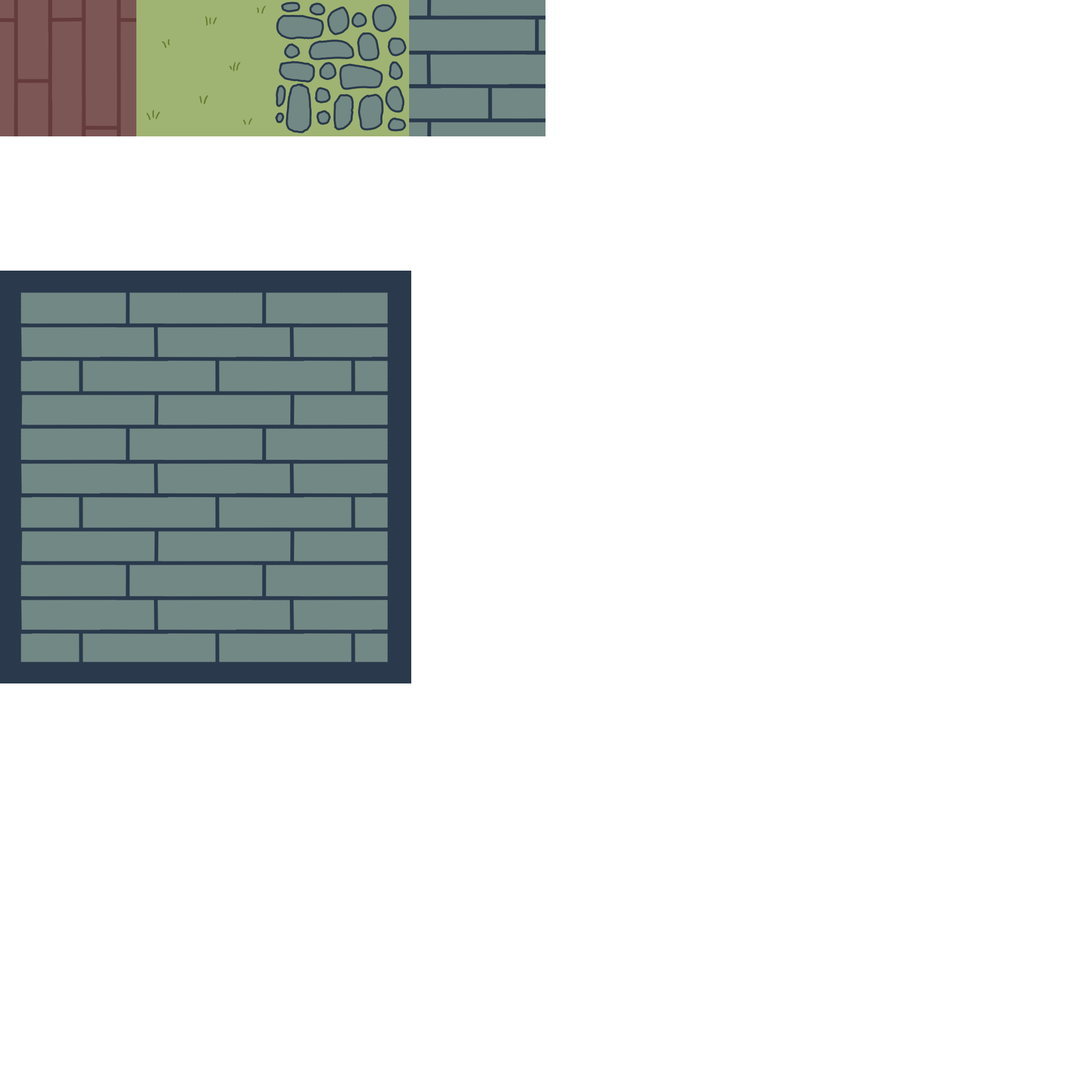
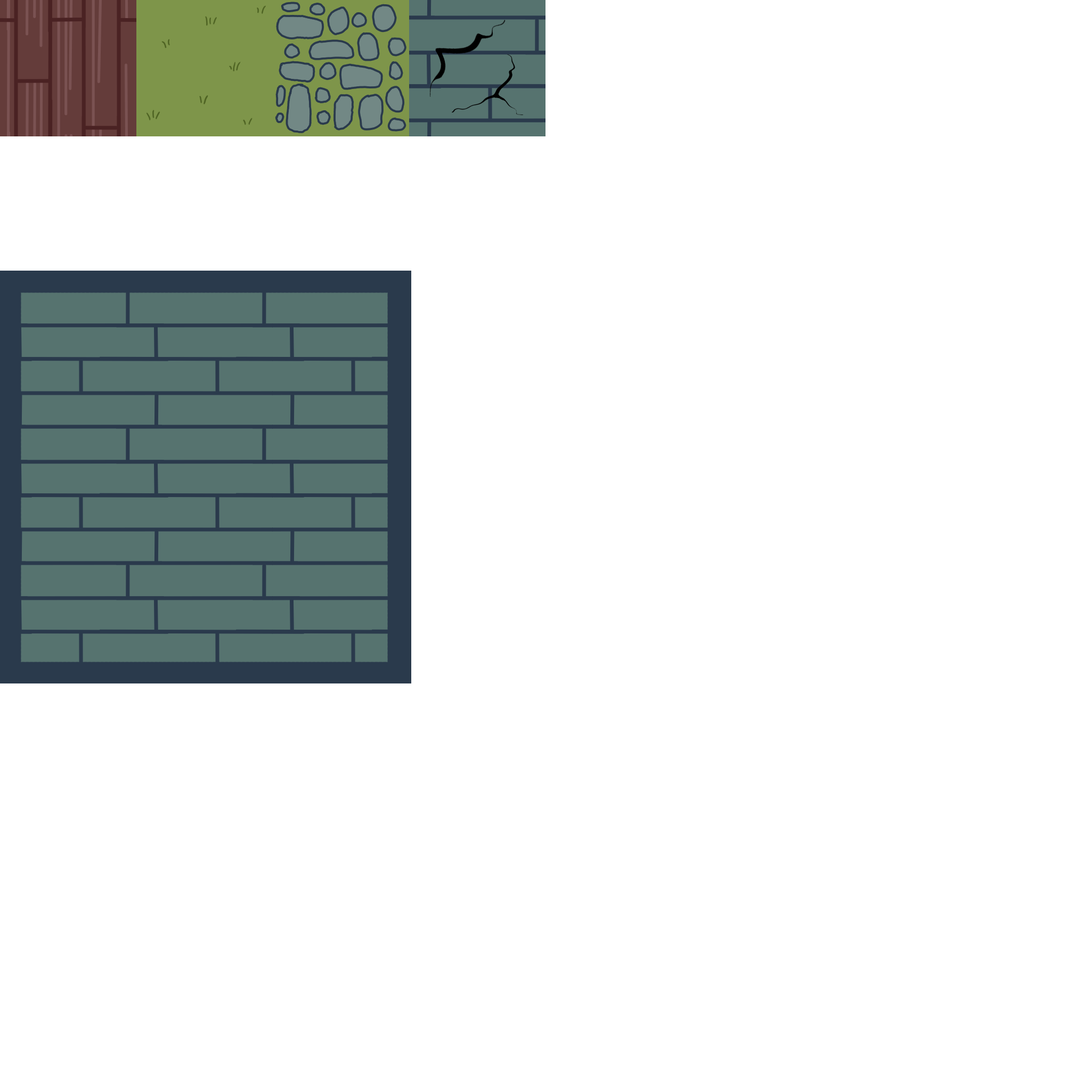
Layered file, before and after one edit (1091px x 1091px). Changes by layer:
painted on "Paint Layer 10" over bbox(272, 0, 410, 663)
painted on "Paint Layer 6" over bbox(136, 0, 273, 663)
painted on "Paint Layer 5" over bbox(136, 0, 273, 663)
renamed "deafult_wall e=png t=yes" to "breakable_wall e=png t=yes s=50", moved it above "walls" over bbox(372, 0, 546, 137)
added layer "Background Merged" in group "breakable_wall e=png t=yes s=50" over bbox(375, 0, 546, 137)
painted on "Paint Layer 3" (1st of 2, in "tiles p=./tiles e=png s=50 t=no" › "breakable_wall e=png t=yes s=50") over bbox(372, 0, 546, 137)
painted on "color" over bbox(20, 292, 388, 663)
painted on "Paint Layer 2" (2nd of 2, in "tiles p=./tiles e=png s=50 t=no" › "parket") over bbox(0, 0, 137, 137)
showed "Paint Layer 4" over bbox(0, 0, 137, 137)
painted on "Paint Layer 3" (2nd of 2, in "tiles p=./tiles e=png s=50 t=no" › "parket") over bbox(0, 0, 137, 137)
